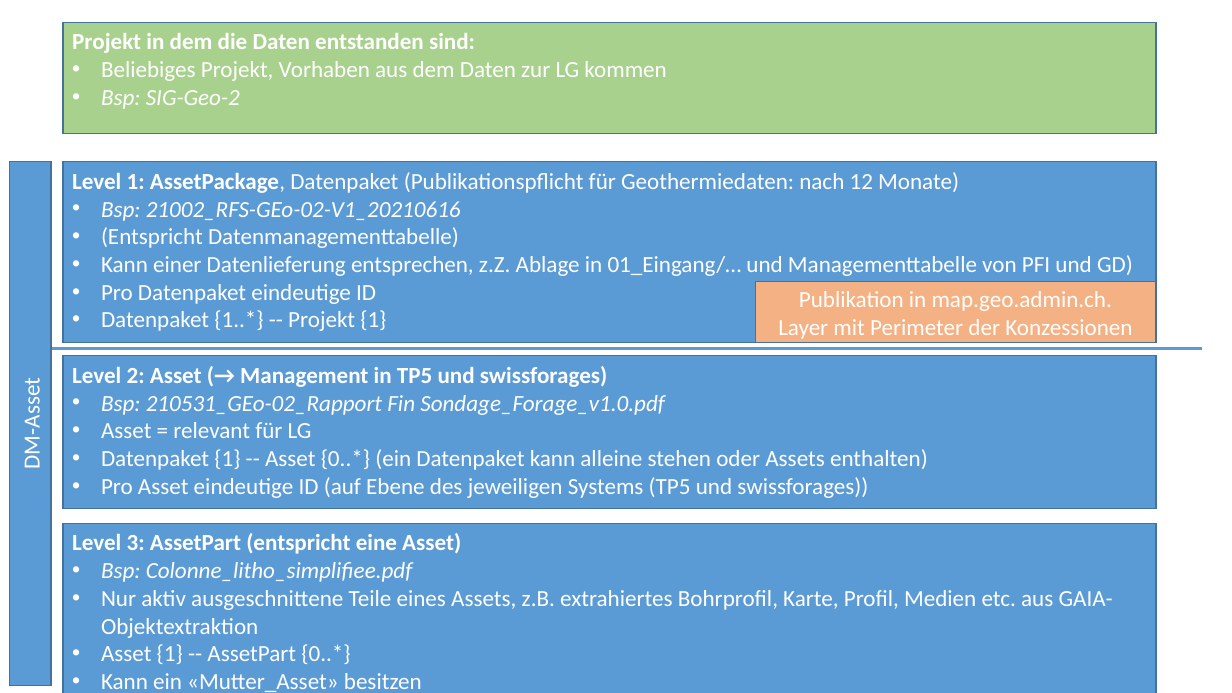
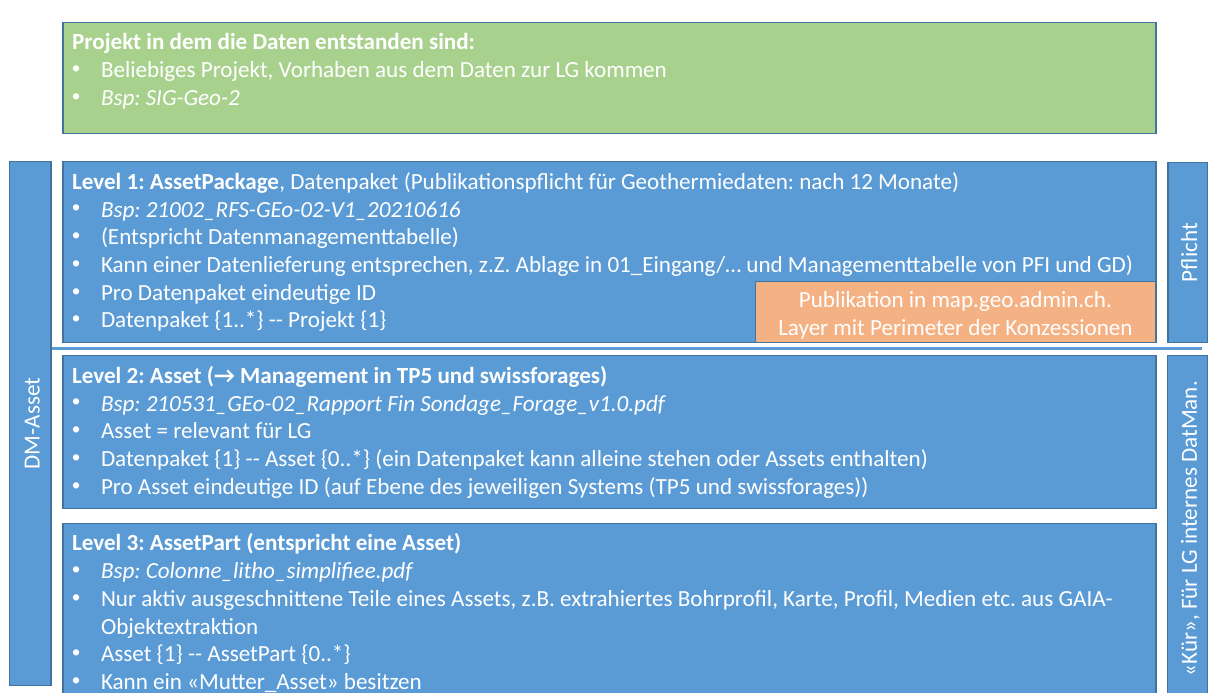
Before and after one commit to swissgeol/dmAssets, a slide deck: slide 5 of doc/DatMan-DM-Asset.pptx. Drawn at 1232x693 pixels with LibreOffice and Linux fonts; fonts in the diff are those of the drawing. Boxes give left, top, right and bottom in pixels: in the first picture for what was removed or moved away, otherwise in the second. Text is boxed around its words. In the diff, an @@ line names an element or a change of style, - is before the commit and + after.

Commit message:
ppt modified

```diff
--- a/doc/DatMan-DM-Asset.pptx
+++ b/doc/DatMan-DM-Asset.pptx
@@ rectangle added at box(1168, 163, 1208, 343), fill #5B9BD5, outline #43739E 1 pt, 18 pt, text #FFFFFF @@
+Pflicht
@@ rectangle added at box(1168, 356, 1208, 693), fill #5B9BD5, outline #43739E 1 pt, 18 pt, text #FFFFFF @@
+«Kür», Für LG internes DatMan.
```
Also in this commit, not shown: 1 slide added, 1 other file.
